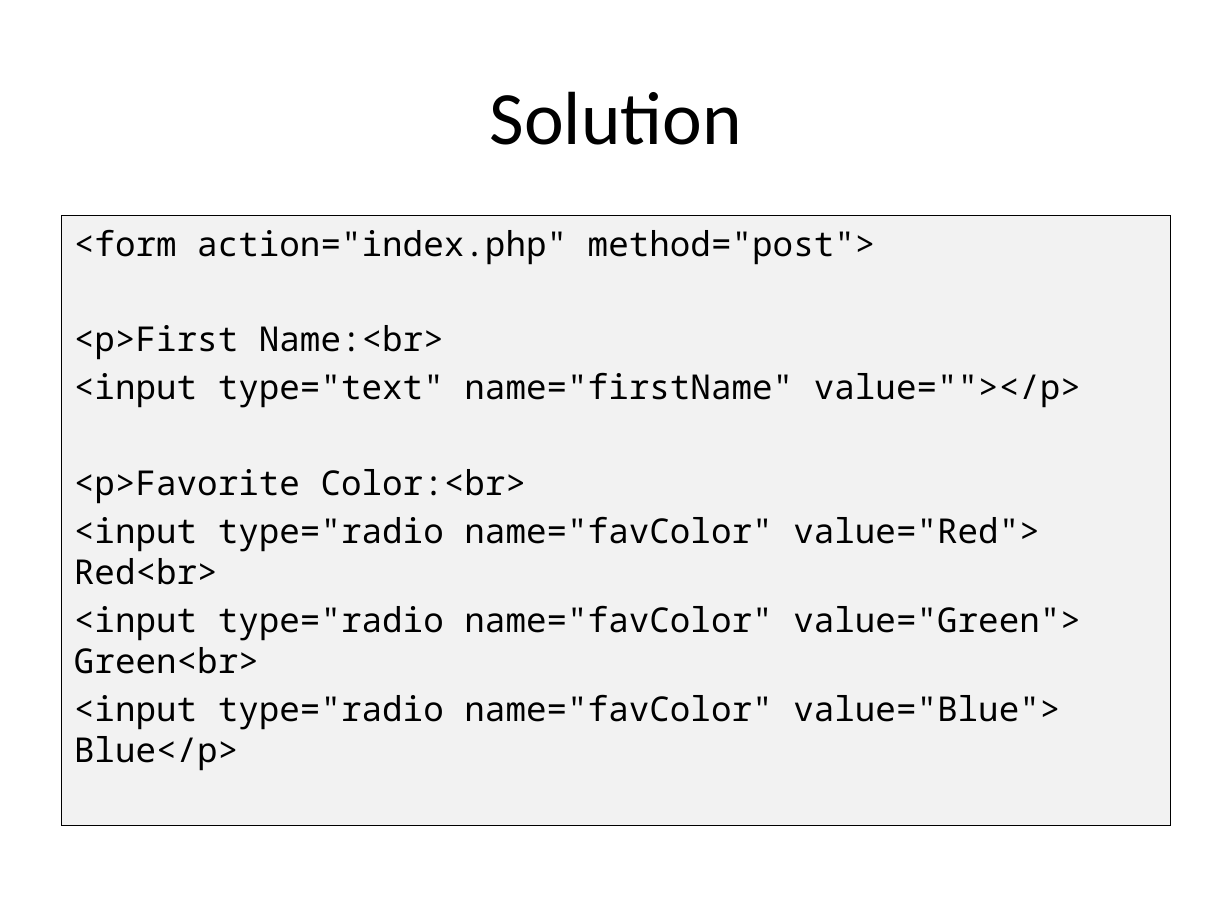
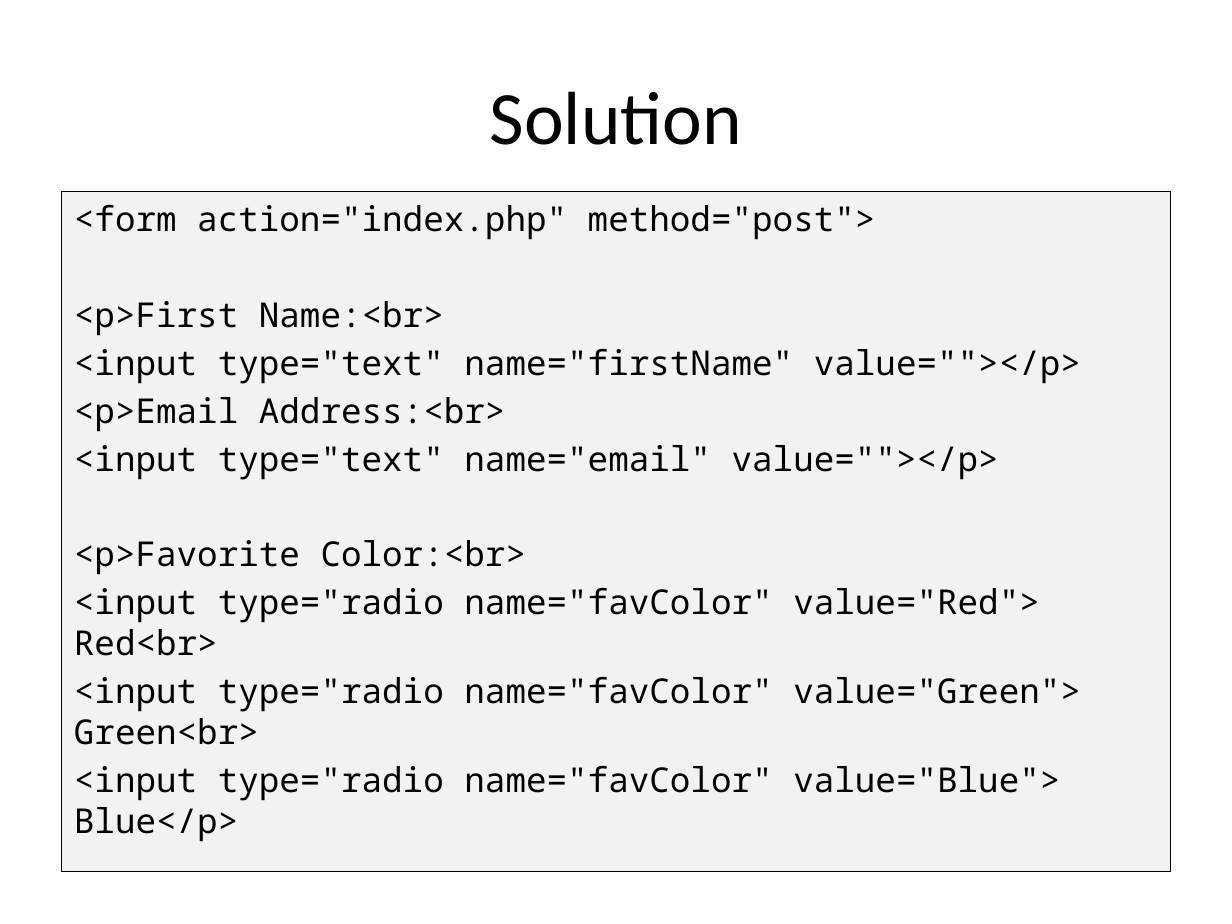
Before and after one commit to PHPEmbark/curriculum, a slide deck: slide 36 of course/2 - The Internet/The Internet.pptx (slide 35 before the commit). Drawn at 1232x924 pixels with LibreOffice and Linux fonts; fonts in the diff are those of the drawing. Boxes give left, top, right and bottom in pixels: in the first picture for what was removed or moved away, otherwise in the second. Text is boxed around its words. In the diff, an @@ line names an element or a change of style, - is before the commit and + after.

```diff
--- a/course/2 - The Internet/The Internet.pptx
+++ b/course/2 - The Internet/The Internet.pptx
@@ text "<form action="index.php" method="post">": place and size @@
-text "<form action="index.php" method="post">" at bbox=[62, 216, 1170, 825]
+text "<form action="index.php" method="post">" at bbox=[62, 191, 1170, 872]
@@ text at bbox=[74, 397, 999, 480]: paragraphs added @@
+<p>Email Address:<br>
+<input type="text" name="email" value=""></p>
```
Also in this commit, not shown: 6 other slides changed, 26 slides added, 1 slide removed.
